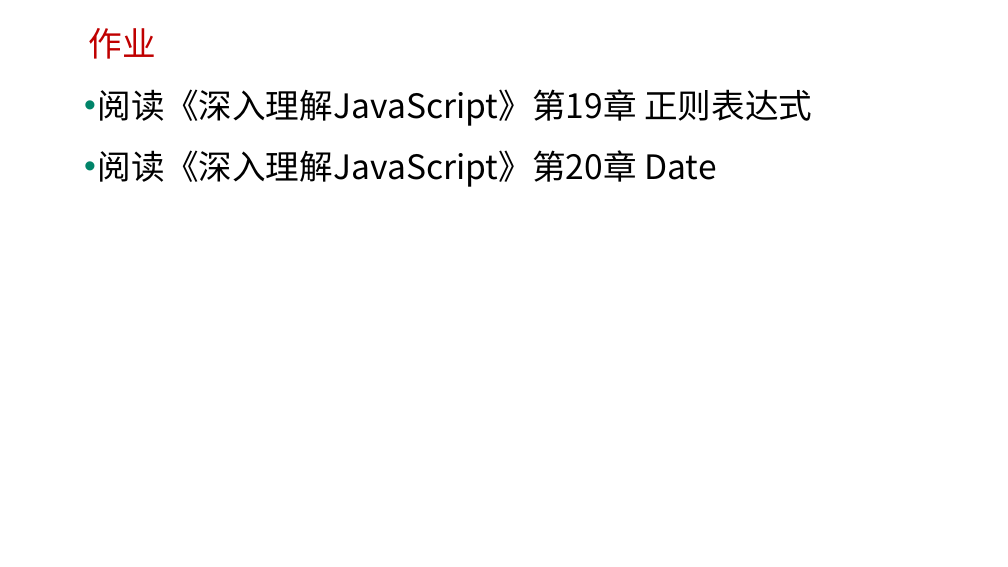
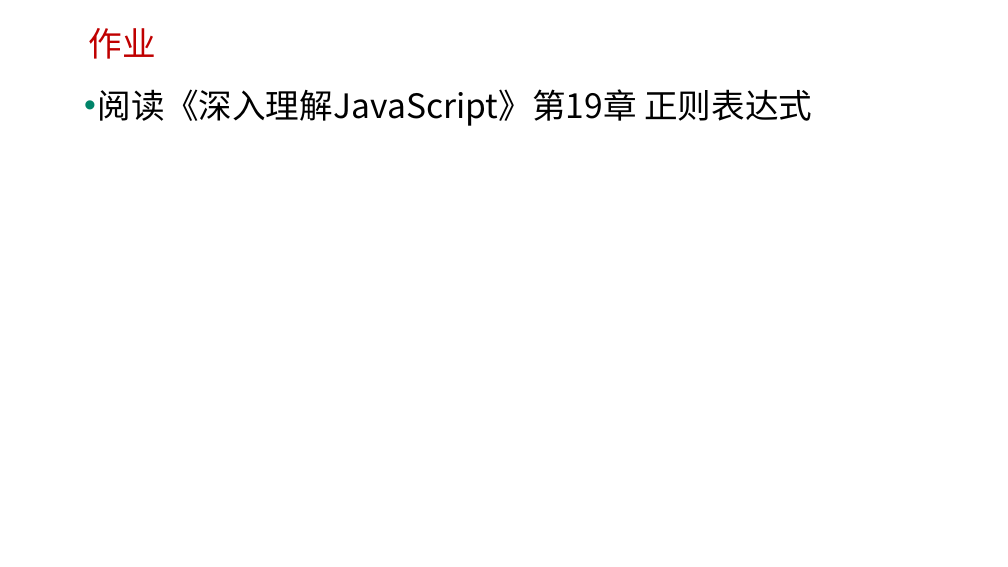
Before and after one commit to edu2act/course-javascript-advanced, a slide deck: slide 26 of 课程PPT/10.JavaScript标准内置对象-构造器（RegExp、Error）.pptx (slide 18 before the commit). Drawn at 1008x567 pixels with LibreOffice and Linux fonts; fonts in the diff are those of the drawing; background and template pictures are left out. Boxes give left, top, right and bottom in pixels: in the first picture for what was removed or moved away, otherwise in the second. Text is boxed around its words. In the diff, an @@ line names an element or a change of style, - is before the commit and + after.

```diff
--- a/课程PPT/10.JavaScript标准内置对象-构造器（RegExp、Error）.pptx
+++ b/课程PPT/10.JavaScript标准内置对象-构造器（RegExp、Error）.pptx
@@ text at <box>98,150,716,187</box>: paragraph removed @@
-• 阅读《深入理解JavaScript》第20章 Date
```
Also in this commit, not shown: 5 other slides changed, 2 slides added, 2 slides removed, 16 other files.
